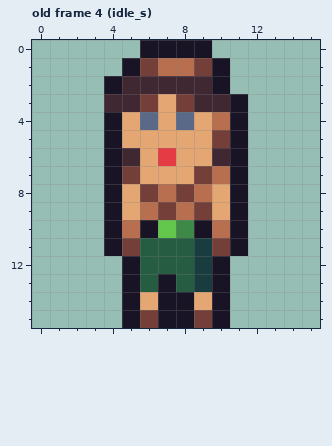
A pixel-art file gets an edit: assets/ase/hero.aseprite. The picture above is the old version.
16x16 pixels, 9 frames. Shown: old frame 4 (idle_s). The commit also changed other frames, which this record leaves out.
After the commit:
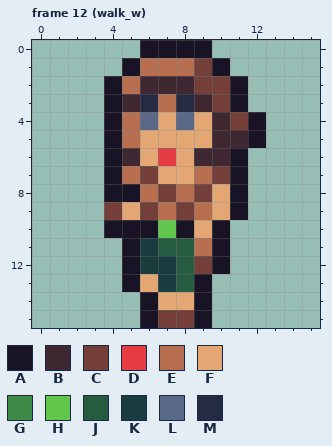
Palette (. is transparent): A #181425  B #3f2832  C #743f39  D #e43b44  E #b86f50  F #e4a672  G #3e8948  H #63c74d  J #265c42  K #193c3e  L #5a6988  M #262b44
A new or re-ordered frame is compared with the old frame closest to it.
Change:
frames 9 -> 12
Frame 12 (walk_w) is new; against old frame 4 (idle_s):
y 1: x 6 C -> E
y 2: x 5 B -> E; x 9..11 BA. -> CCA
y 3: x 4 B -> A; x 6..8 CFC -> MEM; x 10 B -> C
y 4: x 5 F -> E; x 10..12 EA. -> BCA
y 5: x 5 F -> E; x 10..12 CA. -> BBA
y 6: x 9 F -> B
y 7: x 5..6 CF -> EC; x 9..10 CE -> EC
y 8: x 5..9 FCECE -> AECEC
y 9: x 4 A -> C; x 6..9 ECEC -> CECE
y 10: x 5 E -> A; x 8..11 GAEA -> AFA.
y 11: x 4..6 ACJ -> .AK; x 9..11 KCA -> EA.
y 12: x 6..7 JJ -> KK; x 9 K -> C
y 13: x 6..7 JA -> FK; x 9..10 KA -> A.
y 14: x 5..10 AFAAFA -> .AFFA.
y 15: x 5..10 ACAACA -> .ACCA.
